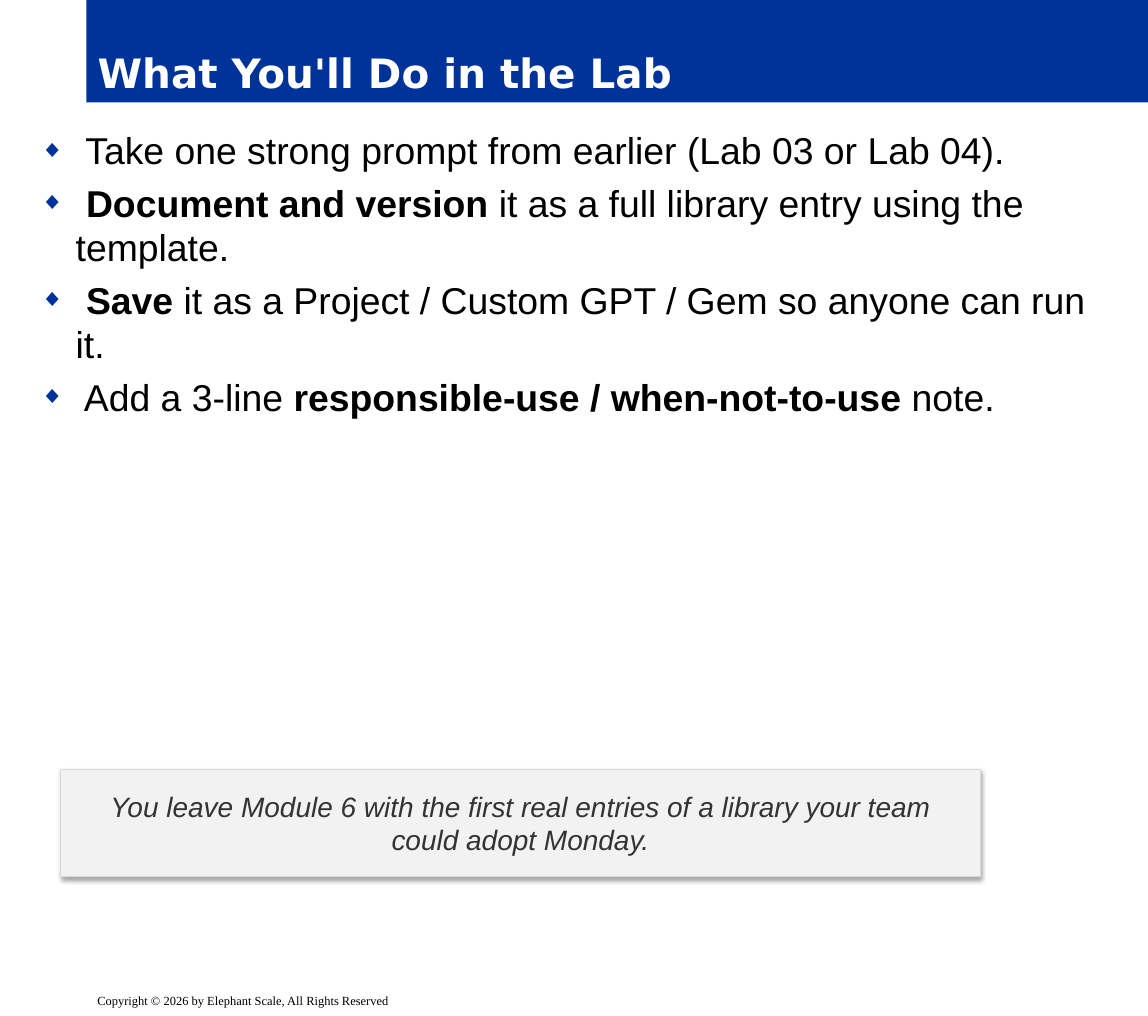
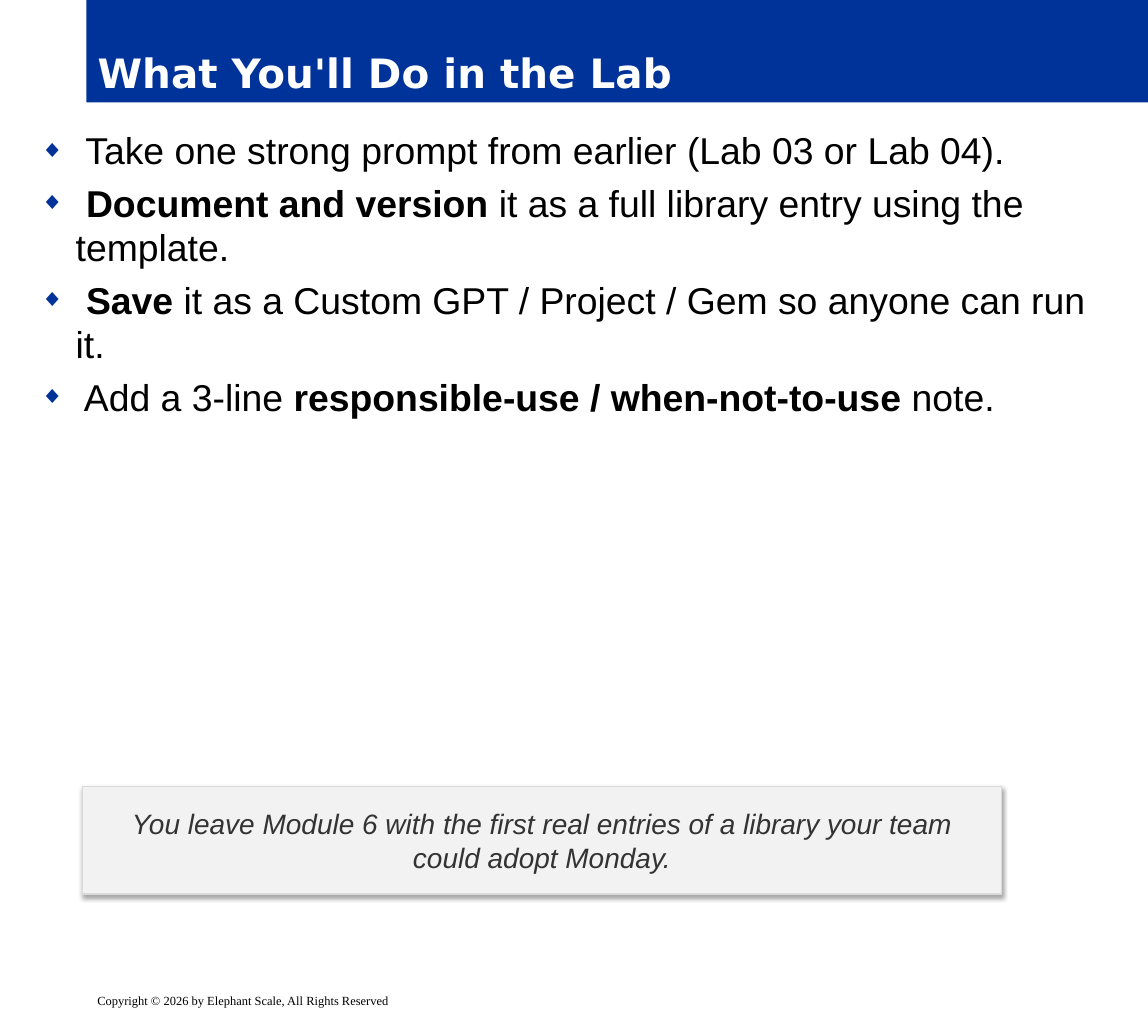
Before and after one commit to elephantscale/Prompt_Engineering_for_Business_Professionals, a slide deck: slide 11 of slides/release/06-prompt-systems-governance.pptx. Drawn at 1148x1016 pixels with LibreOffice and Linux fonts; fonts in the diff are those of the drawing; background and template pictures are left out. Boxes give left, top, right and bottom in pixels: in the first picture for what was removed or moved away, otherwise in the second. Text is boxed around its words. In the diff, an @@ line names an element or a change of style, - is before the commit and + after.

```diff
--- a/slides/release/06-prompt-systems-governance.pptx
+++ b/slides/release/06-prompt-systems-governance.pptx
@@ text at [76,287,1085,359]: text changed @@
-◆ Save it as a Project / Custom GPT / Gem so anyone can run it.
+◆ Save it as a Custom GPT / Project / Gem so anyone can run it.
@@ rectangle "You leave Module 6 with ...": place and size @@
-rectangle "You leave Module 6 with ..." at [60,769,980,877]
+rectangle "You leave Module 6 with ..." at [82,787,1001,895]
```
Also in this commit, not shown: 9 other slides changed, 3 other files.
